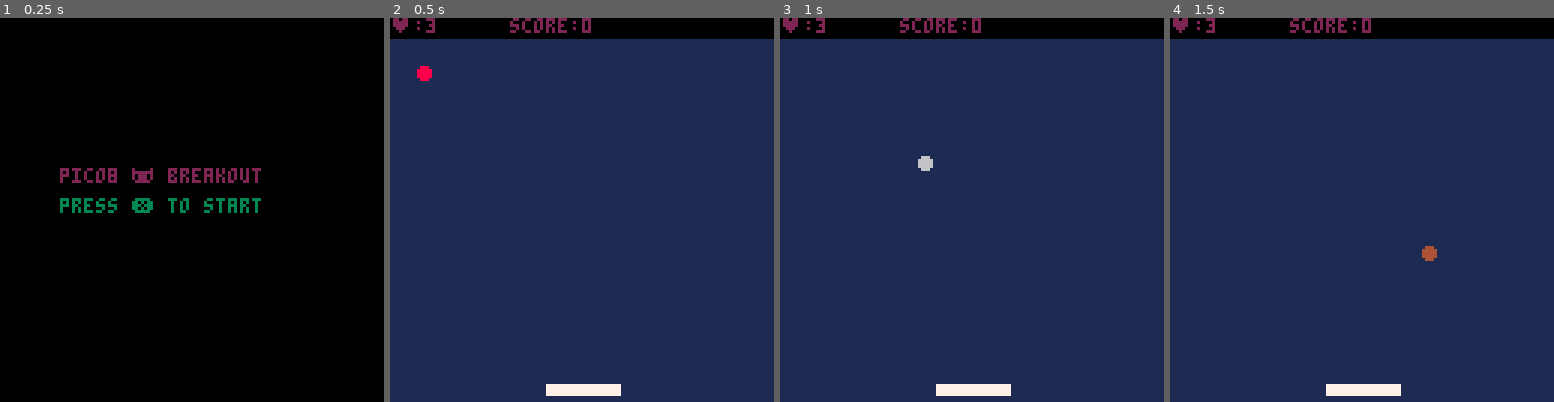
Above: before the commit, frames 1-4 (left to right).
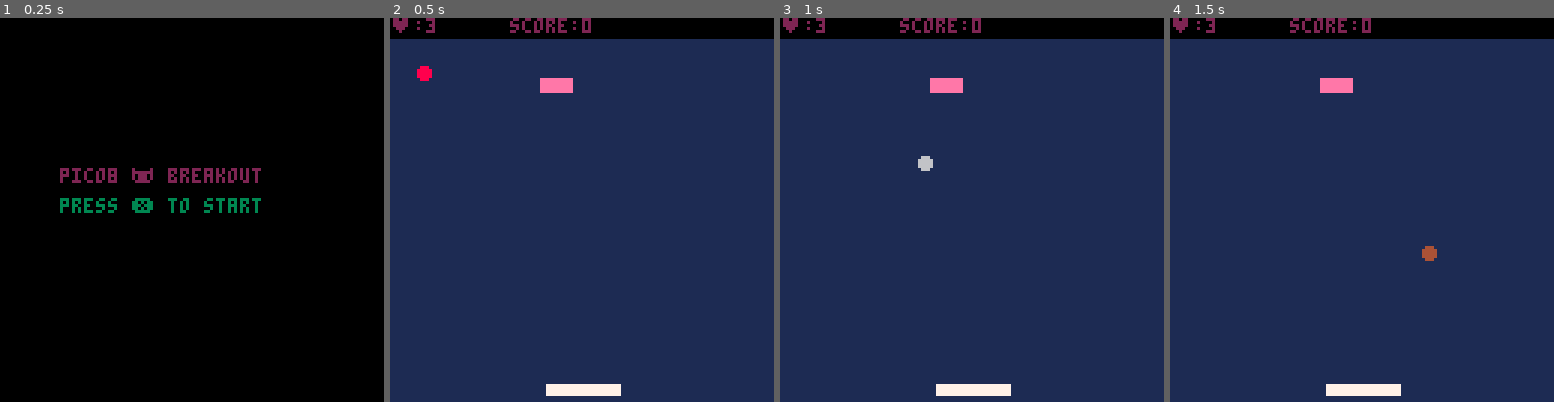
Above: after the commit, the same moments.

Repository: MrKyomoto/pico8-projets
Game: PICO-8 cartridge breakout/breakout.p8
Two runs of this game, one before a commit and one after it. Both use one fixed random seed, a clock stepped at 60 frames per second and the inputs below.
Inputs:
- Up to frame 1 (0.25 s): no input
- Up to frame 2 (0.5 s): tap X (X key) at 0.33 s
- Up to frame 3 (1 s): tap O (Z key) at 0.7 s
- Up to frame 4 (1.5 s): tap X (X key) at 1.07 s

Frame 1 is identical in both runs. In frame 2, 0.3% of the frame differs, in the area x 39-48%, y 15-20%; in frame 3, 0.3%; in frame 4, 0.3%.

Commit message:
src: add a brick

Diff:
--- a/breakout/breakout.p8
+++ b/breakout/breakout.p8
@@ -81,6 +81,18 @@
 		sfx(0)
 	end
 
+	if brick_v and is_ball_collide(next_x, next_y,brick_x, brick_y, brick_w, brick_h) then
+		-- find out the collision direction
+		if find_collision_direction(ball_x,ball_y,ball_speed_x,ball_speed_y,brick_x,brick_y,brick_w,brick_h) then
+			ball_speed_x = -ball_speed_x
+		else
+			ball_speed_y = -ball_speed_y
+		end
+		brick_v = false
+		score += 10
+		sfx(3)
+	end
+
 	ball_x = next_x
 	ball_y = next_y
 	ball_col += 1
@@ -90,6 +102,8 @@
 		hp -= 1
 		if hp == 0 then
 			gameover()
+		else
+			score -= min(score,20)
 		end
 		relaunch_ball()
 	end
@@ -109,8 +123,6 @@
 	end
 end
 function start_game()
-	relaunch_ball()
-
 	ball_r = 2
 	ball_col = 0
 
@@ -122,11 +134,20 @@
 	pad_speed_x = 0
 	pad_col = 7
 
+	brick_x = 50
+	brick_y = 20
+	brick_w = 10
+	brick_h = 4
+	brick_v = true
+
 	bar_h = 6
 
 	hp = 3
 	score = 0
 	state = "game"
+
+	relaunch_ball()
+
 end
 function update_gameover()
 	if btn(5) then
@@ -148,6 +169,11 @@
 function draw_game()
 	cls(1)
 	rectfill(pad_x, pad_y, pad_x + pad_w, pad_y + pad_h, pad_col)
+	-- draw bricks
+	if brick_v then
+		rectfill(brick_x, brick_y, brick_x + brick_w, brick_y + brick_h, 14)
+	end
+
 	circfill(ball_x, ball_y, ball_r, ball_col)
 	rectfill(0, 0, 128, bar_h, 0)
 	print("♥:"..hp,0,0,2)
Not shown, changed: the sound effects (__sfx__) section of breakout/breakout.p8
